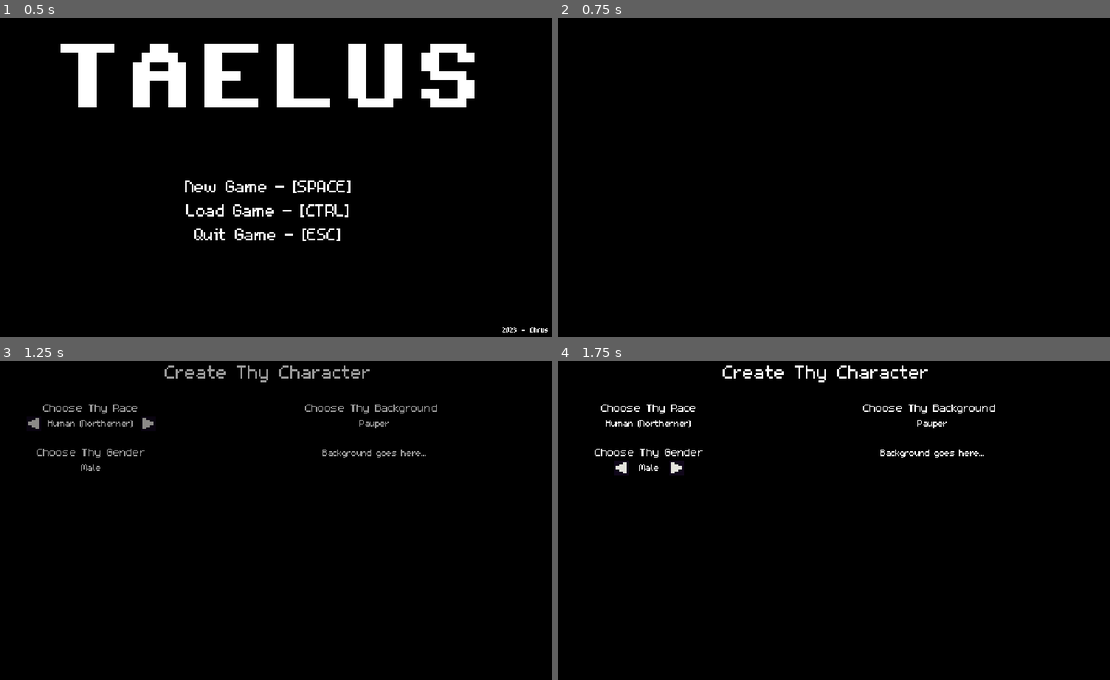
Above: before the commit, frames 1-4 (two rows, left to right).
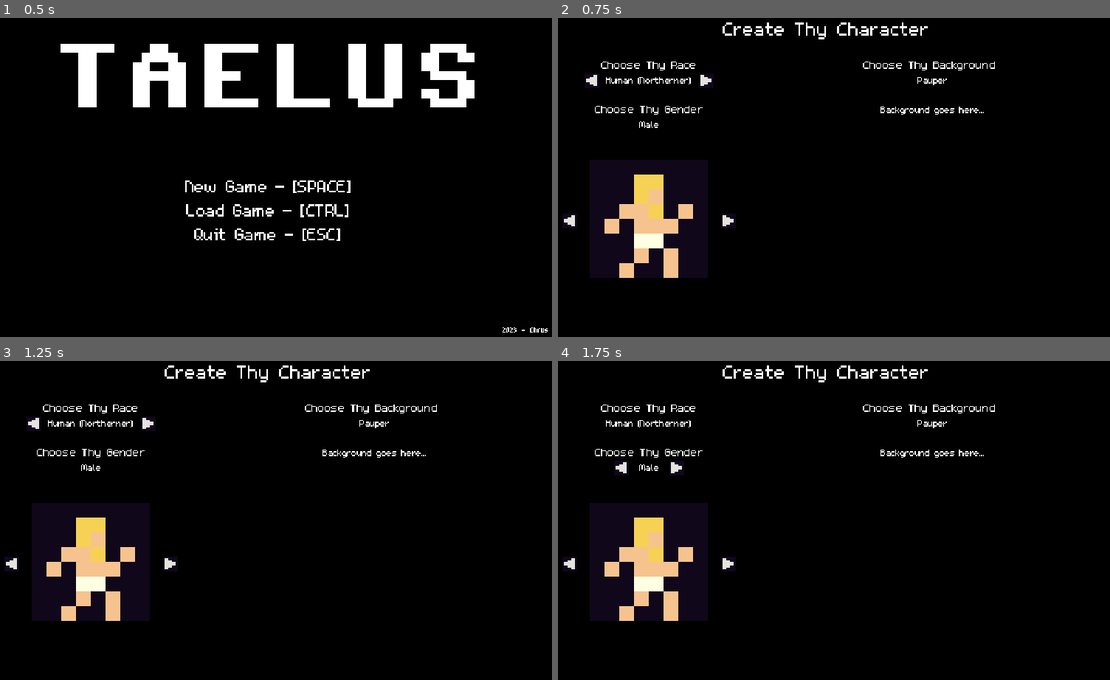
Above: after the commit, the same moments.

Repository: ChrisGlenn/Taelus
Game: Godot game, scene res://Scenes/Gameplay/MainMenu/main_menu.tscn
Same seed, same stepped clock (60 frames per second), same inputs: the game is played once before the commit and once after it.
Inputs:
- Up to frame 1 (0.5 s): no input
- Up to frame 2 (0.75 s): tap Enter at 0.5 s; hold Right (tae_right) from 0.53 s (still down); tap Space (tae_select) at 0.6 s
- Up to frame 3 (1.25 s): keep holding Right (tae_right)
- Up to frame 4 (1.75 s): release Right (tae_right) at 1.28 s; hold Down (tae_down) from 1.28 s (still down); tap End (tae_end) at 1.35 s; tap Space (tae_select) at 1.55 s

Frame 1 is identical in both runs. In frame 2, 9.6% of the frame differs, in the area x 0-80%, y 1-82%; in frame 3, 9.5%; in frame 4, 8.2%.

Commit message:
11/17/2023 NIGHT

Diff:
--- a/Scenes/Gameplay/CharacterCreation/character_creation.tscn
+++ b/Scenes/Gameplay/CharacterCreation/character_creation.tscn
@@ -1,9 +1,10 @@
-[gd_scene load_steps=5 format=3 uid="uid://cefhj1ycl8kqs"]
+[gd_scene load_steps=6 format=3 uid="uid://cefhj1ycl8kqs"]
 
 [ext_resource type="Script" path="res://Scenes/Gameplay/CharacterCreation/character_creation.gd" id="1_sye4t"]
 [ext_resource type="FontFile" uid="uid://rxta6h0jqudm" path="res://Fonts/m5x7.ttf" id="1_ti7gj"]
 [ext_resource type="Texture2D" uid="uid://du4h1j70ujpko" path="res://Tilesets/Taelus-Tileset.png" id="3_duwst"]
 [ext_resource type="PackedScene" uid="uid://d18p1us0bkk7u" path="res://Scenes/UI/FadeIn/fade_in.tscn" id="4_52tf2"]
+[ext_resource type="Texture2D" uid="uid://b4alrc6yesliq" path="res://Sprites/NPCs/Taelus-Characters.png" id="4_vqj2h"]
 
 [node name="CharacterCreation" type="Node2D"]
 script = ExtResource("1_sye4t")
@@ -103,7 +104,38 @@
 frame = 518
 
 [node name="CharPlaceholder" type="Sprite2D" parent="AvatarCreation"]
-position = Vector2(64, 160)
+position = Vector2(128, 224)
+scale = Vector2(8, 8)
+texture = ExtResource("4_vqj2h")
+hframes = 32
+vframes = 32
+frame = 1
+
+[node name="HairPlaceholder" type="Sprite2D" parent="AvatarCreation"]
+position = Vector2(128, 224)
+scale = Vector2(8, 8)
+texture = ExtResource("4_vqj2h")
+hframes = 32
+vframes = 32
+frame = 15
+
+[node name="AvatarActive" type="Node2D" parent="AvatarCreation"]
+position = Vector2(72, 200)
+
+[node name="DiagCursorR" type="Sprite2D" parent="AvatarCreation/AvatarActive"]
+position = Vector2(142, 26)
+texture = ExtResource("3_duwst")
+hframes = 32
+vframes = 17
+frame = 518
+
+[node name="DiagCursorL" type="Sprite2D" parent="AvatarCreation/AvatarActive"]
+position = Vector2(-30, 26)
+texture = ExtResource("3_duwst")
+flip_h = true
+hframes = 32
+vframes = 17
+frame = 518
 
 [node name="Background" type="Label" parent="AvatarCreation"]
 offset_left = 256.0
@@ -154,3 +186,4 @@
 frame = 518
 
 [node name="FadeIn" parent="." instance=ExtResource("4_52tf2")]
+visible = false
Binary file changed: Sprites/NPCs/Taelus-Characters.png
Binary file changed: Tilesets/Taelus-Tileset.png
Not shown, removed: JSON/System/.background.json.swp
